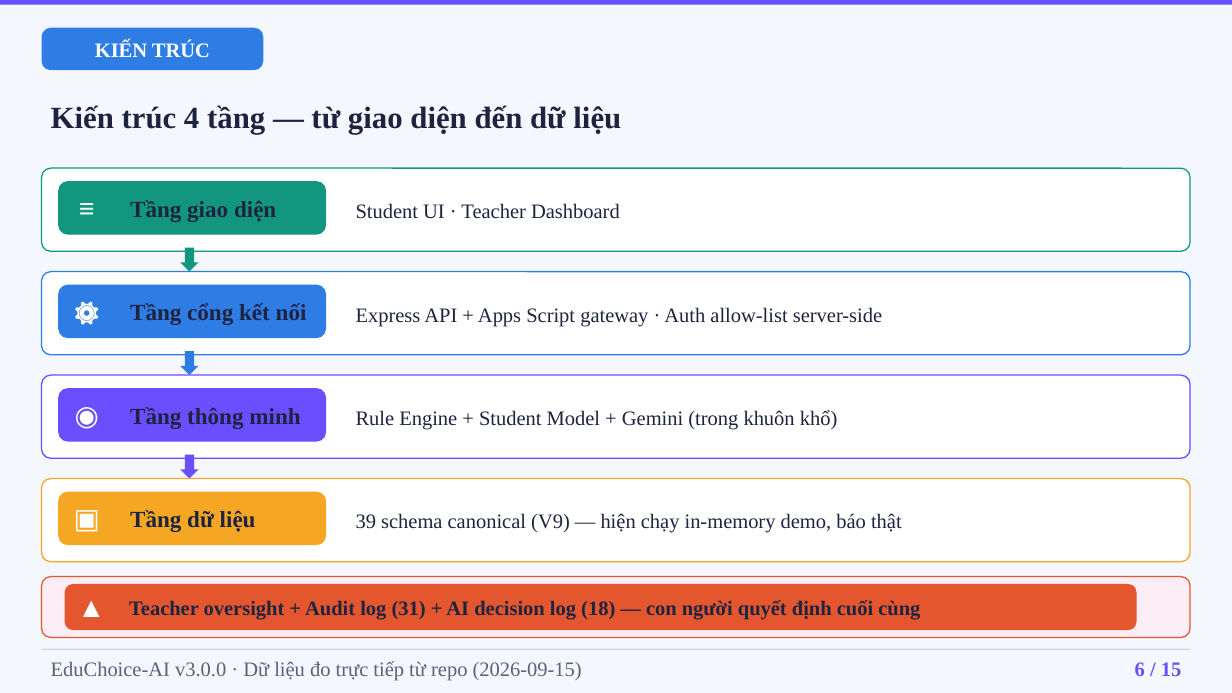
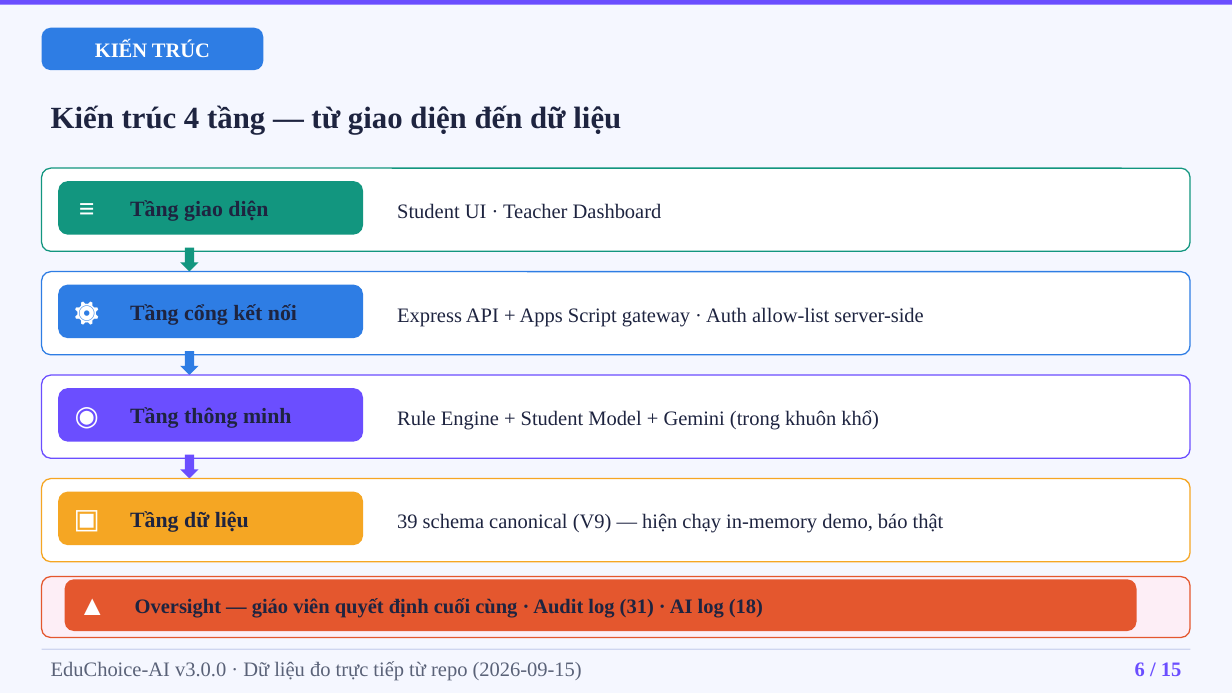
Before and after one commit to ltliem89/EduChoice, a slide deck: slide 6 of dist/presentation/01_EduChoice-AI_Presentation.pptx. Drawn at 1232x693 pixels with LibreOffice and Linux fonts; fonts in the diff are those of the drawing. Boxes give left, top, right and bottom in pixels: in the first picture for what was removed or moved away, otherwise in the second. Text is boxed around its words. In the diff, an @@ line names an element or a change of style, - is before the commit and + after.

Commit message:
feat(presentation): fix diagram frame overflows + add A4 project report (TNR 14, <=15 pages)
- PPTX: shrink long glyph-chip labels (S5/S6/S7/S8), widen layer chips, keep >=16pt, no overlaps (geometry-audited)
- New: generate-baocao.mjs builds 20_BaoCao_ThucHien_DuAn.docx/.md — A4, left 3cm/right 2cm/top 2cm/bottom 2cm, single spacing, Times New Roman 14pt, 7 pages (Word-verified), follows engineering-project rubric (Vấn đề / Thiết kế & phương pháp / Chế tạo & kiểm tra)
- New: 02_Presentation.pdf rendered via PowerPoint COM (15 pages); docs/manifest updated; report PDF pending Word/LibreOffice

```diff
--- a/dist/presentation/01_EduChoice-AI_Presentation.pptx
+++ b/dist/presentation/01_EduChoice-AI_Presentation.pptx
@@ text "Student UI · Teacher Dashboard": place and size @@
-text "Student UI · Teacher Dashboard" at [356,203,620,219]
+text "Student UI · Teacher Dashboard" at [397,203,662,219]
@@ rounded rectangle: place and size @@
-rounded rectangle at [58,181,326,235]
+rounded rectangle at [58,181,363,235]
@@ rounded rectangle: place and size @@
-rounded rectangle at [58,285,326,338]
+rounded rectangle at [58,285,363,338]
@@ text "Express API + Apps Script ...": place and size @@
-text "Express API + Apps Script ..." at [356,307,882,327]
+text "Express API + Apps Script ..." at [397,307,923,327]
@@ rounded rectangle: place and size @@
-rounded rectangle at [58,388,326,442]
+rounded rectangle at [58,388,363,442]
@@ text "Rule Engine + Student Model ...": place and size @@
-text "Rule Engine + Student Model ..." at [356,410,838,430]
+text "Rule Engine + Student Model ..." at [397,410,879,430]
@@ text "39 schema canonical (V9) — ...": place and size @@
-text "39 schema canonical (V9) — ..." at [356,513,902,533]
+text "39 schema canonical (V9) — ..." at [397,513,944,533]
@@ rounded rectangle: place and size @@
-rounded rectangle at [58,492,326,545]
+rounded rectangle at [58,492,363,545]
@@ size 18 to 17 pt in 4 elements at [130,200,268,221], [130,304,297,325], [130,407,292,428], [130,511,249,532] @@
@@ rounded rectangle: place and size @@
-rounded rectangle at [65,584,1137,630]
+rounded rectangle at [65,579,1137,631]
@@ text "▲" rewrapped from [68,583,111,629] to [68,579,116,630] @@
@@ text at [135,598,763,618]: text changed @@
-Teacher oversight + Audit log (31) + AI decision log (18) — con người quyết định cuối cùng
+Oversight — giáo viên quyết định cuối cùng · Audit log (31) · AI log (18)
```
Also in this commit, not shown: 3 other slides changed, 13 other files.
